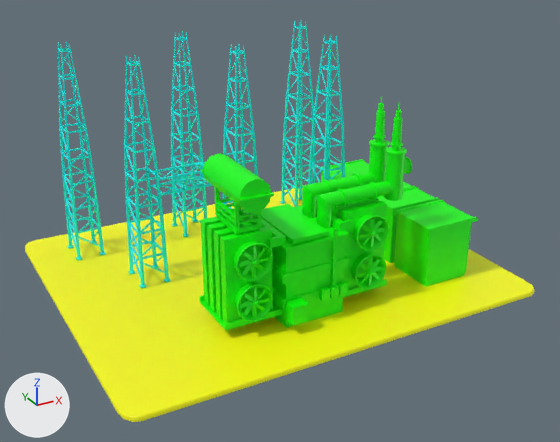
The FBX model web/public/model/Area_A.fbx, before and after one commit.
Both versions are drawn from a 50 mm camera at (-0.635, -0.983, 0.587) aimed at (-0.099, -0.008, 0.099). Every picture has the same lights, and +X, +Y and +Z are marked at lower left. The picture after the commit comes second. Where no turn or scale is listed for an object, it has been applied to the vertices.

Script lines for the objects in view, before the commit:
```python
mat_texture_b = principled_material('texture_B')
mat_texture_b.base_color = (1.0, 1.0, 0.0)  # yellow #ffff00
me_mesh = bpy.data.meshes.new('Mesh')
me_mesh.from_pydata(...)  # 6828 vertices, 5059 faces; spans x -0.335..0.335, y -0.281..0.281, z -0.18..0.18
# faces by material slot: [2905, 2120, 34]
me_mesh.materials.append(mat_texture_c)  # green #00ff00
me_mesh.materials.append(mat_texture_d)  # cyan #00ffff
me_mesh.materials.append(mat_texture_b)  # yellow #ffff00
ob_area_a = bpy.data.objects.new('Area_A', me_mesh)
ob_area_a.location = (-0.103, 0.034, 0.178)
```
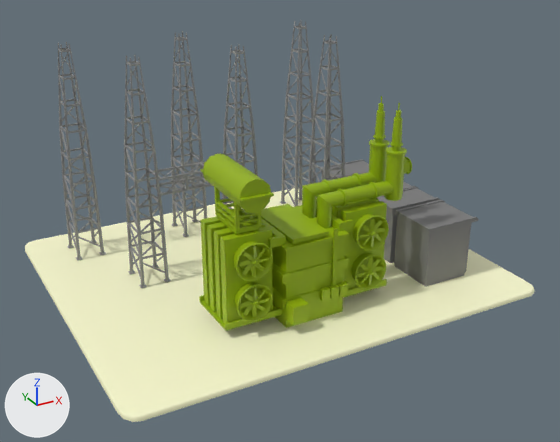
Where the change shows, as pixel boxes (x1, y1, x2, y2) in the pictures (560 x 442 px):
'Area_A', recoloured: (25, 20, 535, 422) in both
part 1 of me_mesh, recoloured (green to grey): (321, 159, 478, 287) in both
part 2 of me_mesh, recoloured: (199, 96, 412, 330) in both
part 3 of me_mesh, recoloured (cyan to grey): (58, 20, 345, 288) in both

What changed in the scene script:
```text
Change mat_texture_b:
    mat_texture_b.base_color: (1.0, 1.0, 0.0) -> (1.0, 1.0, 0.654)  # yellow #ffff00 -> beige #ffffd3
Add mat_texture_i:
    mat_texture_i = principled_material('texture_I')
    mat_texture_i.base_color = (0.195, 0.195, 0.195)  # grey #7a7a7a
Add mat_texture_h:
    mat_texture_h = principled_material('texture_H')
    mat_texture_h.base_color = (0.295, 0.442, 0.0)  # green #94b100
Add mat_texture_e:
    mat_texture_e = principled_material('texture_E')
    mat_texture_e.base_color = (0.278, 0.278, 0.278)  # grey #909090
Change me_mesh:
    where me_mesh.from_pydata(...)  # 6828 vertices, 5059 faces; spans x -0.335..0.335, y -0.281..0.281, z -0.18..0.18
    used by ob_area_a; location = (-0.103, 0.034, 0.178)
    me_mesh part 1: all 784 faces centred in x 0.177..0.276, y -0.19..0.125, z -0.173..-0.073 switch from mat_texture_c (green #00ff00) to mat_texture_i (grey #7a7a7a)
    me_mesh part 2: all 2121 faces centred in x -0.156..0.156, y -0.213..-0.062, z -0.18..0.119 switch from mat_texture_c (green #00ff00) to mat_texture_h (green #94b100)
    me_mesh part 3: all 2120 faces that had it switch from mat_texture_d (cyan #00ffff) to mat_texture_e (grey #909090)
```
